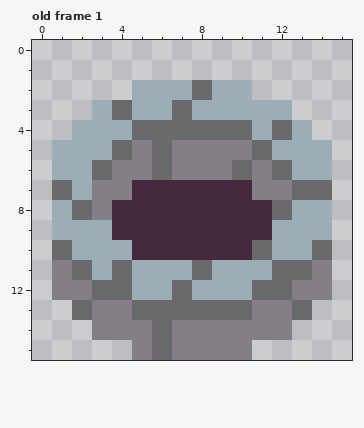
Pixel-art file: Assets/Game/Art/Sprites/Bonfire.aseprite. Above, as it was before the edit.
16x16 pixels, 1 frame. Shown: old frame 1. The commit also changed other frames, which this record leaves out.
After:
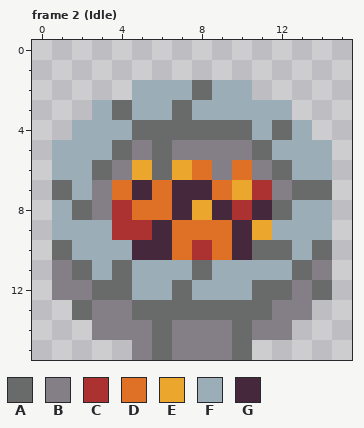
Palette (. is transparent): A #696a6a  B #847e87  C #ac3232  D #df7126  E #eba62d  F #9badb7  G #45283c
A new or re-ordered frame is compared with the old frame closest to it.
Log entry: ✨ Animate the bonfire embers
What changed:
frames 1 -> 2
layer "bonfire" added
layer "embers" added
layer "Layer 1 Copy" removed
Changed rows in their new state; - is an unchanged pixel.
Frame 2 (Idle) is new; against old frame 1, layers "embers", "bonfire":
first column x 4:
 6 -E-ED-D----
 7 D-D--DEC---
 8 CDD-E-C----
 9 CC-DDD-E---
10 ---DCD--A--
11 --------F--
12 ----------A
13 -------A-B-
14 ------A----
15 ------A----
Pixel boxes of the changes (left, top, right, bottom) in both pictures:
changed: (112, 160, 332, 360)
